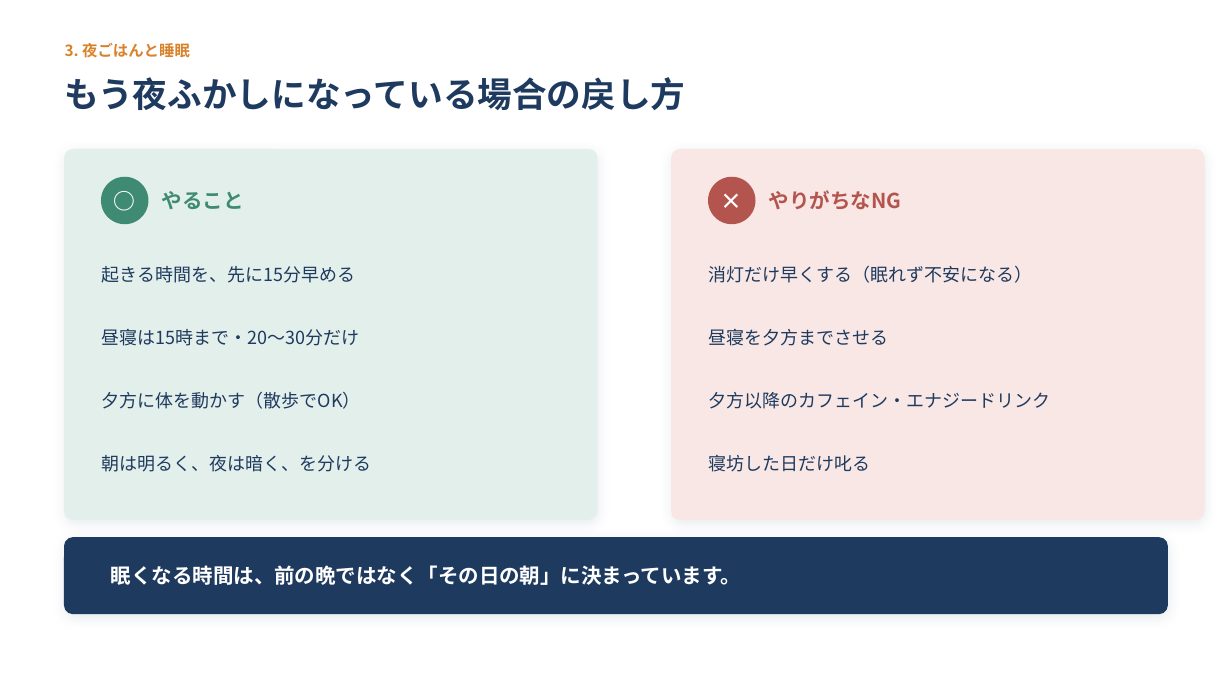
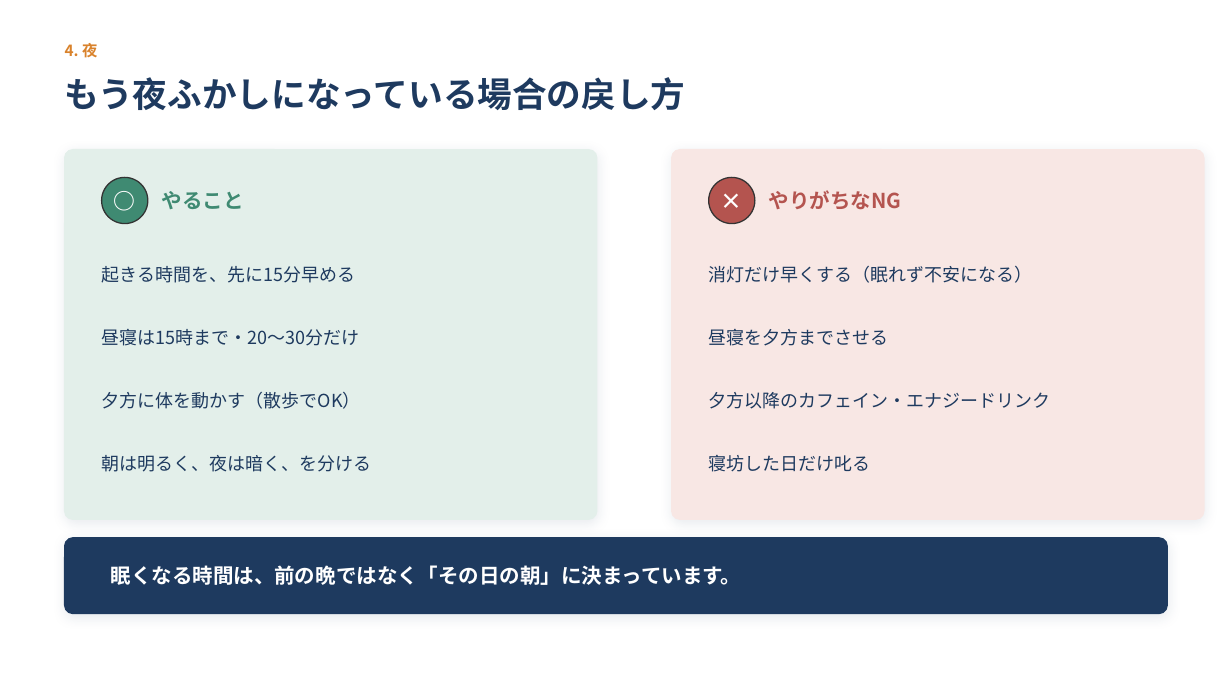
Before and after one commit to xxhmannasuimhxx/-, a slide deck: slide 28 of 夏休みの終わり_第2回_食と生活リズムの整え方.pptx (slide 22 before the commit). Drawn at 1232x693 pixels with LibreOffice and Linux fonts; fonts in the diff are those of the drawing. Boxes give left, top, right and bottom in pixels: in the first picture for what was removed or moved away, otherwise in the second. Text is boxed around its words. In the diff, an @@ line names an element or a change of style, - is before the commit and + after.

```diff
--- a/夏休みの終わり_第2回_食と生活リズムの整え方.pptx
+++ b/夏休みの終わり_第2回_食と生活リズムの整え方.pptx
@@ text at (x1=65, y1=43, x2=97, y2=57): text changed @@
-3. 夜ごはんと睡眠
+4. 夜
@@ ellipse at (x1=102, y1=177, x2=148, y2=224): outline #3F8A72 1 pt to #333333 1 pt @@
@@ ellipse at (x1=709, y1=177, x2=755, y2=224): outline #B4544F 1 pt to #333333 1 pt @@
```
Also in this commit, not shown: 18 other slides changed, 20 slides added, 9 slides removed, 1 other file.
